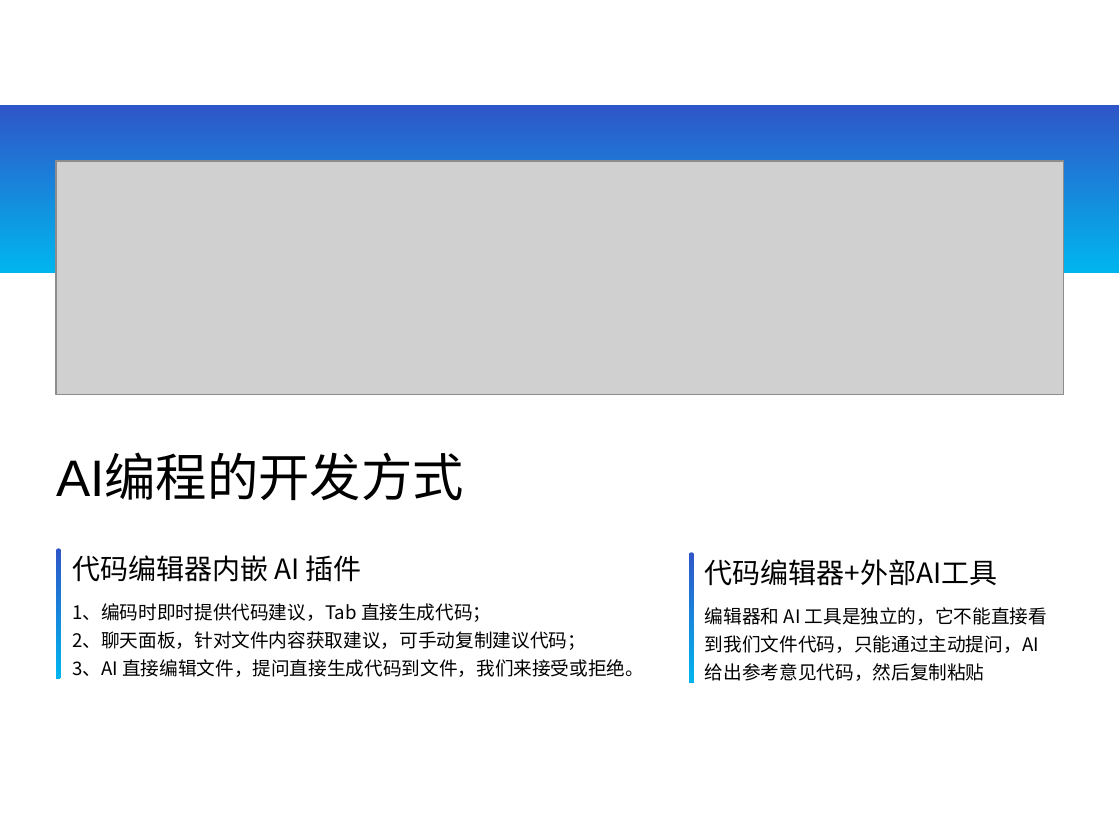
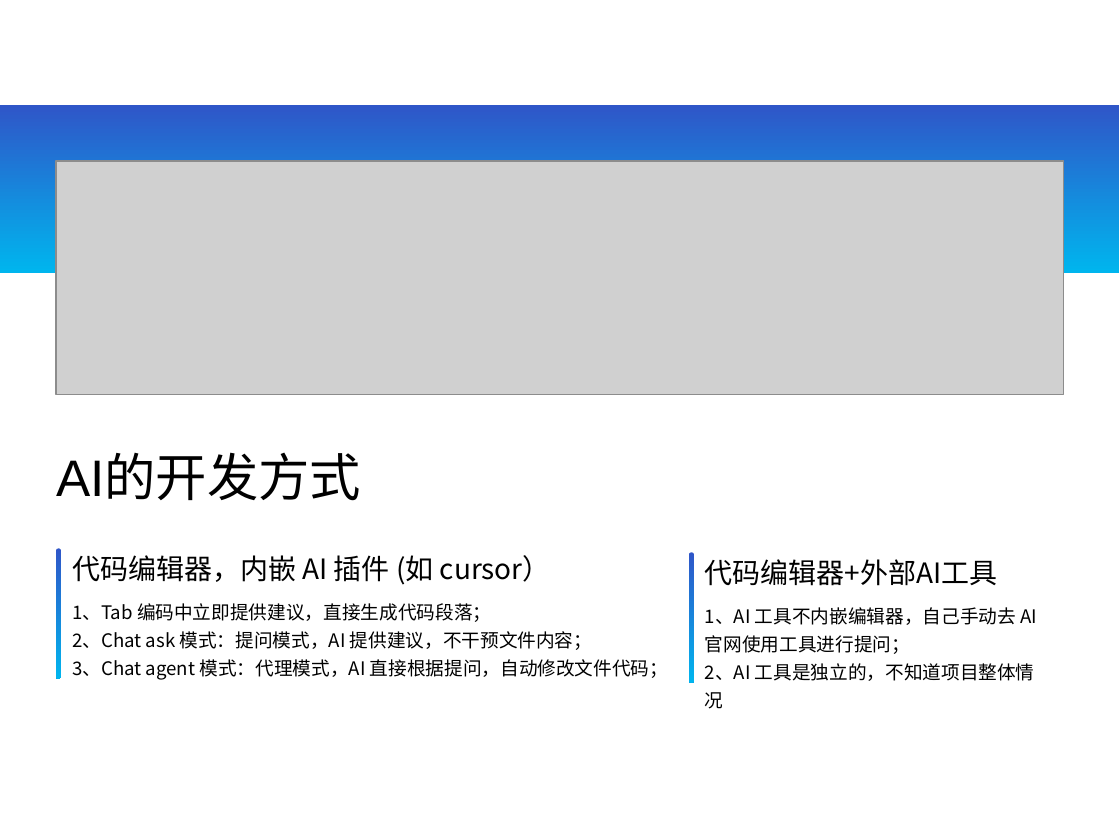
Before and after one commit to qq986063761/study, a slide deck: slide 6 of 分享/AI编程/AI编程分享.pptx. Drawn at 1120x840 pixels with LibreOffice and Linux fonts; fonts in the diff are those of the drawing; grey boxes stand for pictures. Boxes give left, top, right and bottom in pixels: in the first picture for what was removed or moved away, otherwise in the second. Text is boxed around its words. In the diff, an @@ line names an element or a change of style, - is before the commit and + after.

```diff
--- a/分享/AI编程/AI编程分享.pptx
+++ b/分享/AI编程/AI编程分享.pptx
@@ text at (56,455,361,501): text changed @@
-AI编程的开发方式
+AI的开发方式
@@ text at (72,555,551,585): text changed @@
-代码编辑器内嵌 AI 插件
+代码编辑器，内嵌 AI 插件 (如 cursor）
@@ text at (72,603,668,680): text changed @@
-1、编码时即时提供代码建议，Tab 直接生成代码；
-2、聊天面板，针对文件内容获取建议，可手动复制建议代码；
-3、AI 直接编辑文件，提问直接生成代码到文件，我们来接受或拒绝。
+1、Tab 编码中立即提供建议，直接生成代码段落；
+2、Chat ask 模式：提问模式，AI 提供建议，不干预文件内容；
+3、Chat agent 模式：代理模式，AI 直接根据提问，自动修改文件代码；
@@ text at (705,607,1037,681): text changed @@
-编辑器和 AI 工具是独立的，它不能直接看到我们文件代码，只能通过主动提问，AI给出参考意见代码，然后复制粘贴
+1、AI 工具不内嵌编辑器，自己手动去 AI 官网使用工具进行提问；
+2、AI 工具是独立的，不知道项目整体情况
```
Also in this commit, not shown: 8 other slides changed.
